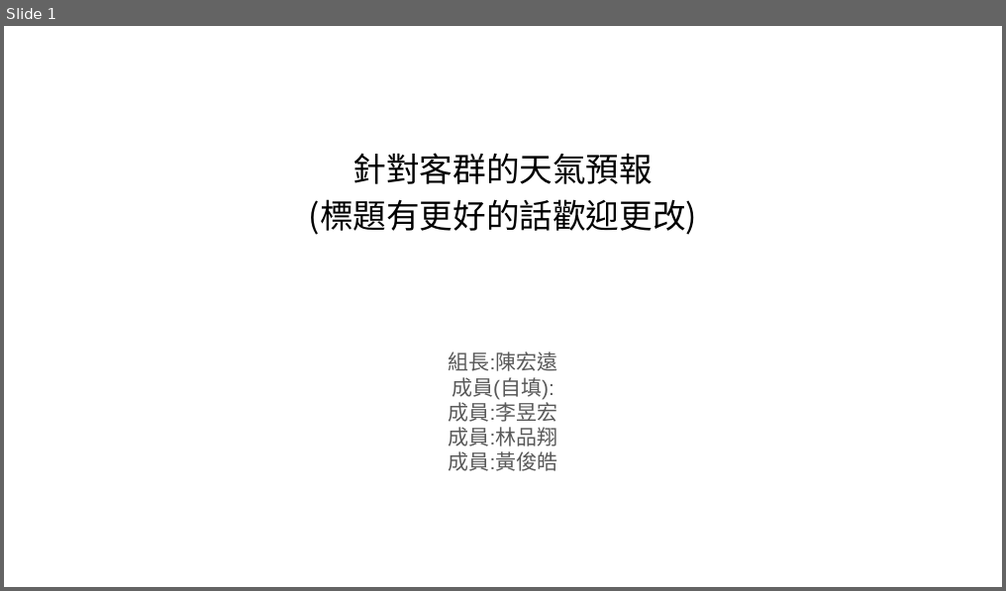
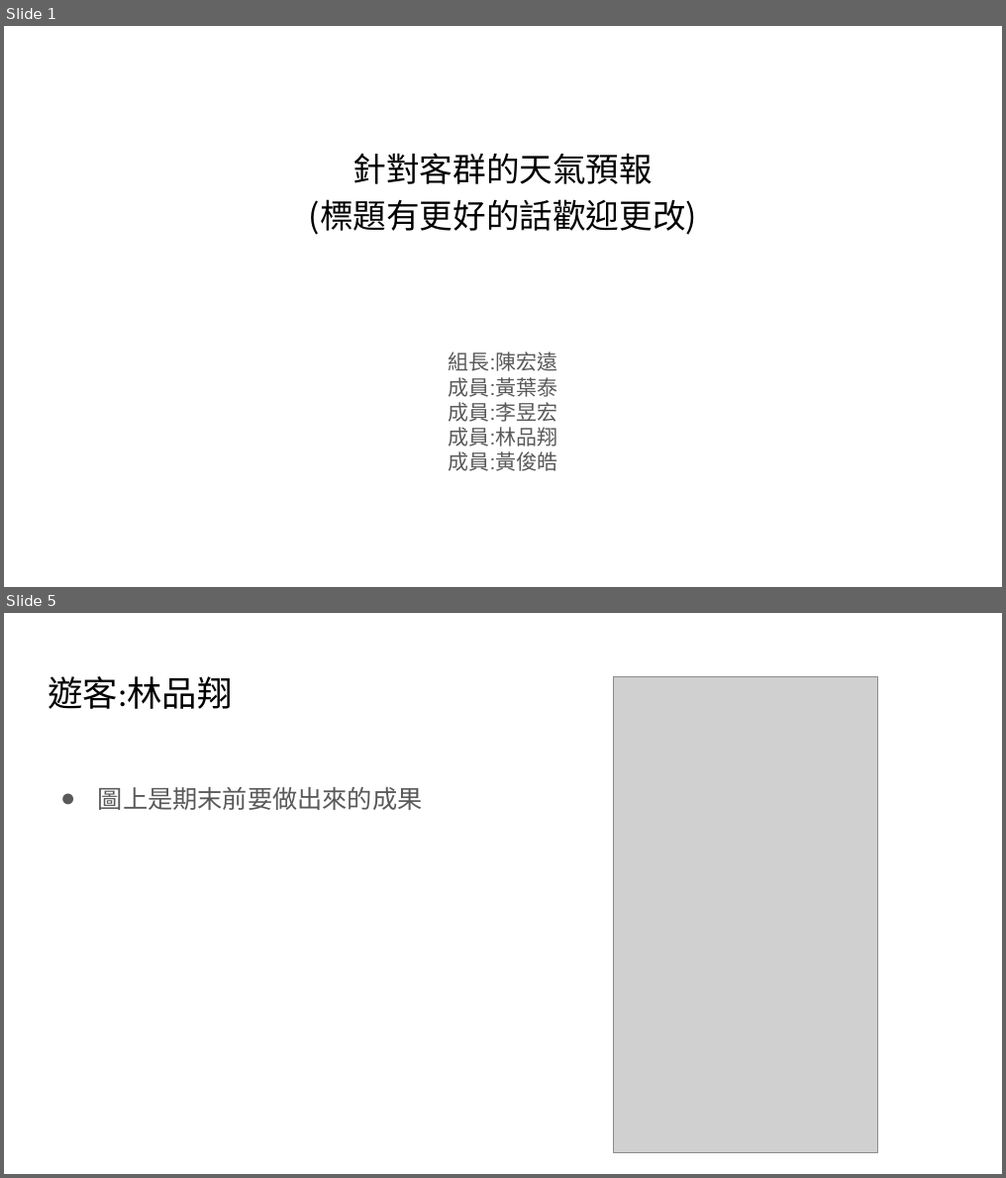
Before and after one commit to victor881212/weatherapp, a slide deck: 期中第六組.pptx. Shown one above the other, each under a label of ours: slide 1 before the commit, slides 1 and 5 after it; the slides between them are not shown. The pictures are 1006x591 and 1006x1178 pixels, drawn with LibreOffice and Linux fonts; fonts in the diff are those of the drawing; grey boxes stand for pictures. Boxes give left, top, right and bottom in pixels: in the first picture for what was removed or moved away, otherwise in the second. Text is boxed around its words. In the diff, an @@ line names an element or a change of style, - is before the commit and + after.

```diff
--- a/期中第六組.pptx
+++ b/期中第六組.pptx
@@ slide 5 added at [4,613,1002,1174], background #FFFFFF @@
@@ title added at [48,676,232,709], 25.2 pt, text #000000 @@
+遊客:林品翔
@@ picture added at [614,677,877,1154] @@
@@ text added at [98,787,423,810], 18 pt, text #595959 @@
+● 圖上是期末前要做出來的成果
@@ slide 1 changed as well @@
@@ subtitle at [449,377,558,397]: text changed @@
-成員(自填):
+成員:黃葉泰
```
Also in this commit, not shown: 6 other slides added, 1 slide removed, 2 other files.
